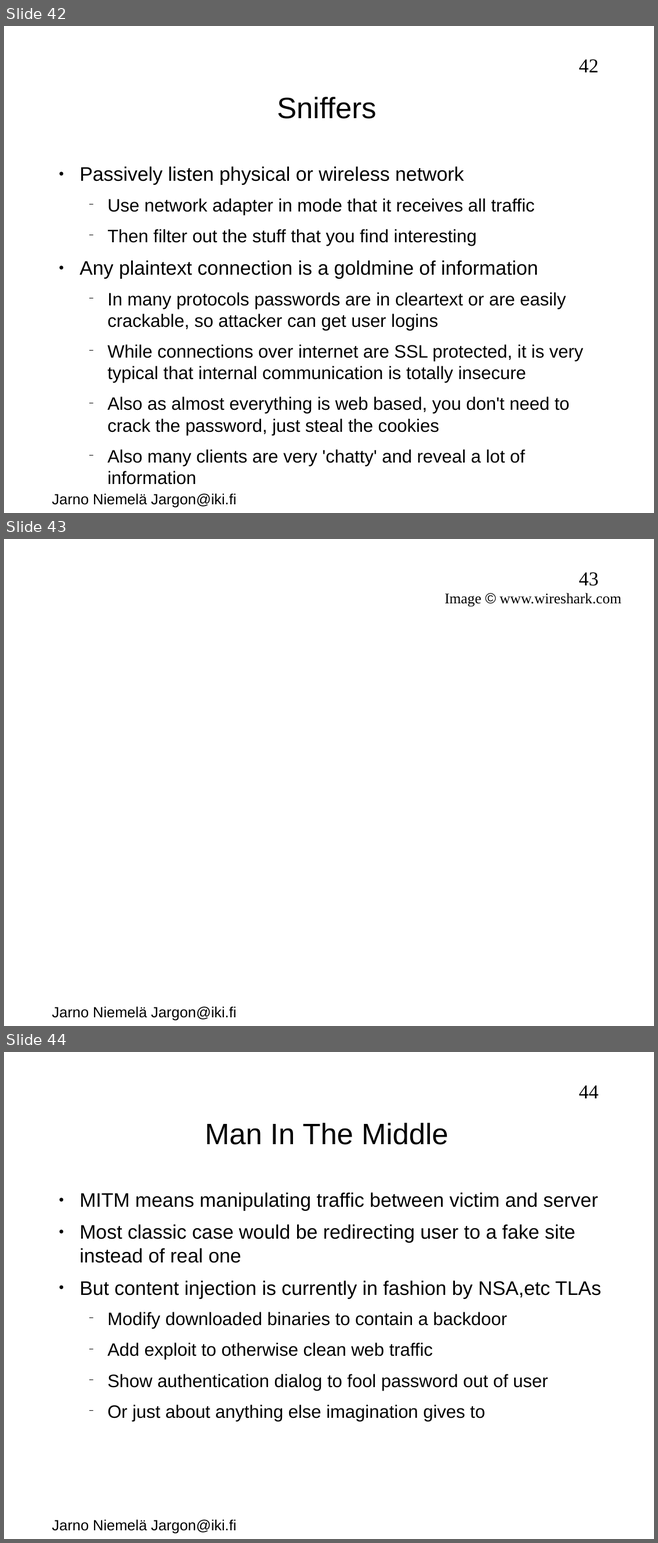
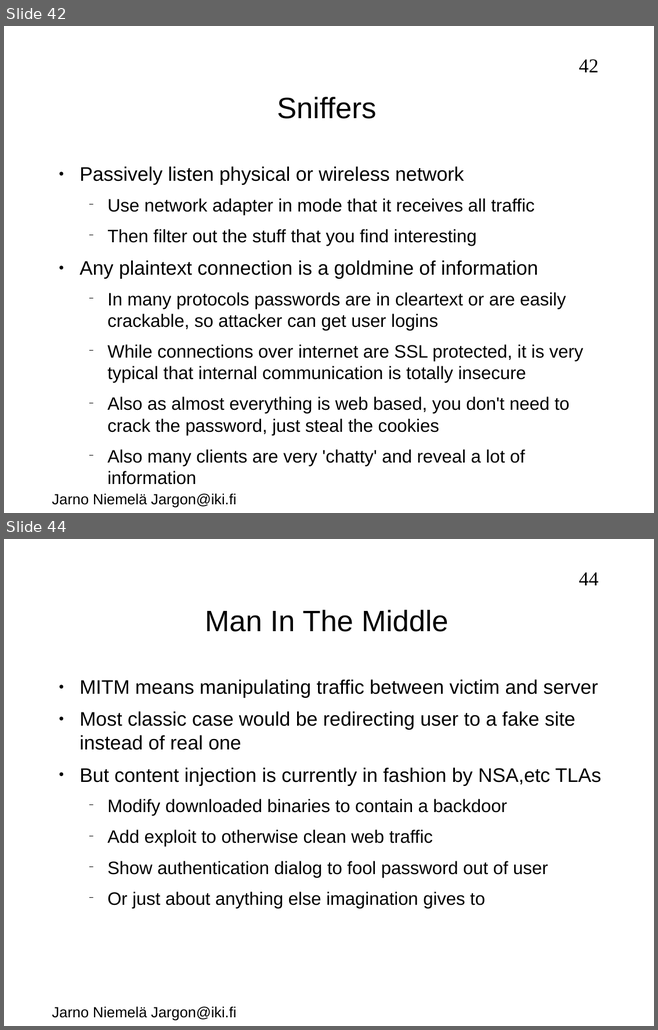
Before and after one commit to jarno-niemela/corporate_cyber_defence, a slide deck: NetworkSecurity/NetworkSecurity.odp. Shown one above the other, each under a label of ours: slides 42, 43 and 44 before the commit, slides 42 and 44 after it; the slides between them are not shown. The pictures are 658x1543 and 658x1030 pixels, drawn with LibreOffice and Linux fonts; fonts in the diff are those of the drawing; background and template pictures are left out. Boxes give left, top, right and bottom in pixels: in the first picture for what was removed or moved away, otherwise in the second. Text is boxed around its words. In the diff, an @@ line names an element or a change of style, - is before the commit and + after.

```diff
--- a/NetworkSecurity/NetworkSecurity.odp
+++ b/NetworkSecurity/NetworkSecurity.odp
@@ slide 43 removed at box(4, 539, 654, 1026), background picture (left out); not listed: 2 template elements that a slide beside it also shows @@
@@ text removed at box(444, 593, 621, 607) @@
-Image © www.wireshark.com
```
Also in this commit, not shown: 1 slide changed, 1 slide added, 3 other files.
